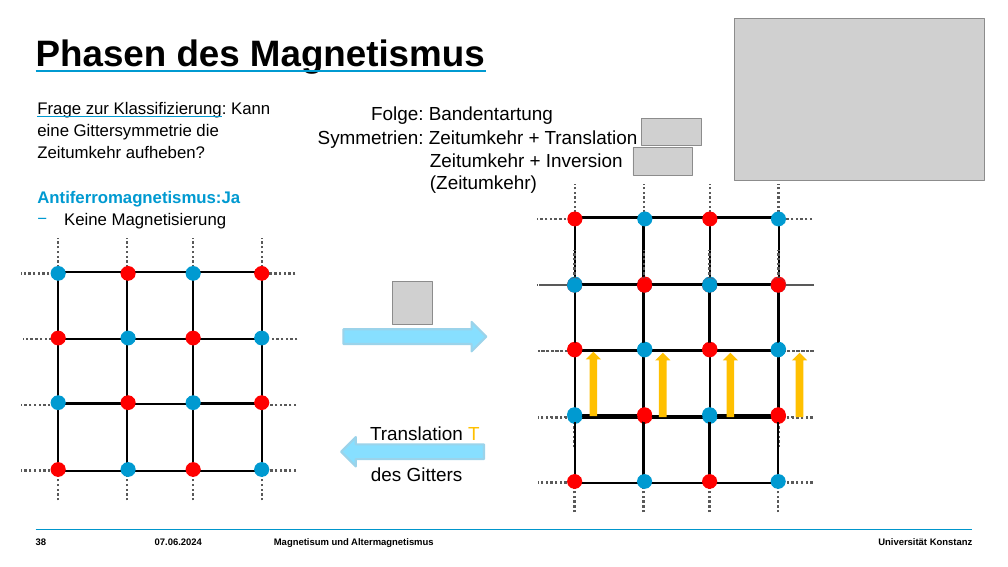
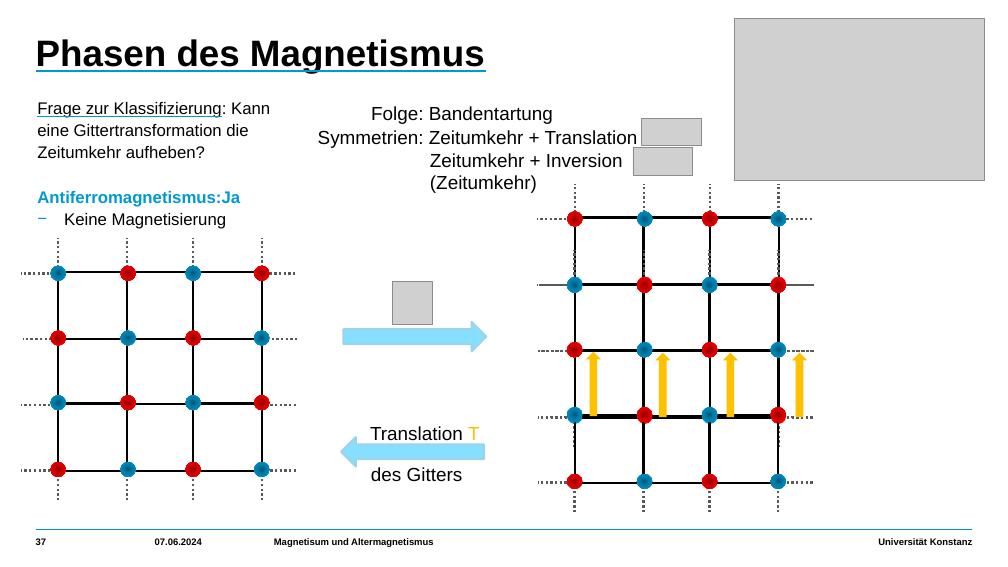
Before and after one commit to HolykingJulex/EstimateSeminar, a slide deck: slide 37 of Vortrag.pptx (slide 38 before the commit). Drawn at 1008x567 pixels with LibreOffice and Linux fonts; fonts in the diff are those of the drawing; grey boxes stand for pictures. Boxes give left, top, right and bottom in pixels: in the first picture for what was removed or moved away, otherwise in the second. Text is boxed around its words. In the diff, an @@ line names an element or a change of style, - is before the commit and + after.

```diff
--- a/Vortrag.pptx
+++ b/Vortrag.pptx
@@ text at (37,102,270,158): text changed @@
-Frage zur Klassifizierung: Kann eine Gittersymmetrie die Zeitumkehr aufheben?
+Frage zur Klassifizierung: Kann eine Gittertransformation die Zeitumkehr aufheben?
@@ fill #FF0000 to gradient #970000 to #D70000 to #FF0000 in 18 elements at (567,212,582,227), (702,212,718,227), (120,266,135,281), (254,266,269,281), (51,330,66,346), (185,330,200,346), (120,395,135,411), (254,395,269,411), (51,462,66,477), (185,462,200,477), (637,278,653,293), (771,278,786,293), (567,343,582,358), (702,343,718,358), (637,408,653,423), (771,408,786,423), (567,474,582,489), (702,474,718,489) @@
@@ fill #009AD1 to gradient #005B7C to #0082B0 to #009AD1 in 18 elements at (637,212,653,227), (771,212,786,227), (51,266,66,281), (185,266,200,281), (120,330,135,346), (254,330,269,346), (51,395,66,411), (185,395,200,411), (120,462,135,477), (254,462,269,477), (567,278,582,293), (702,278,718,293), (637,343,653,358), (771,343,786,358), (567,408,582,423), (702,408,718,423), (637,474,653,489), (771,474,786,489) @@
@@ group added at (567,343,786,489): 12 ellipses @@
@@ page number at (36,538,47,545): text changed @@
-38
+37
```
Also in this commit, not shown: 35 other slides changed, 3 slides added, 4 slides removed, 3 other files.
